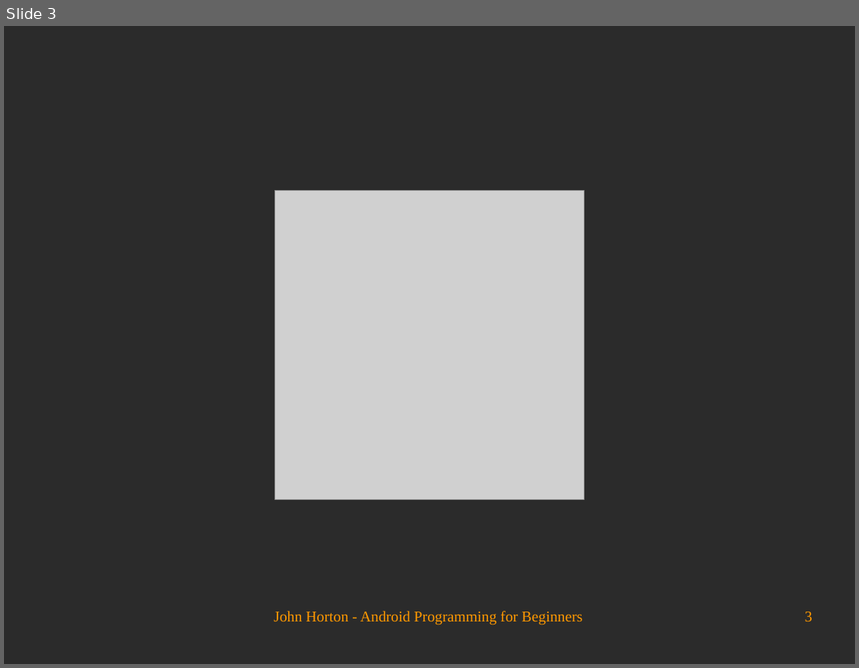
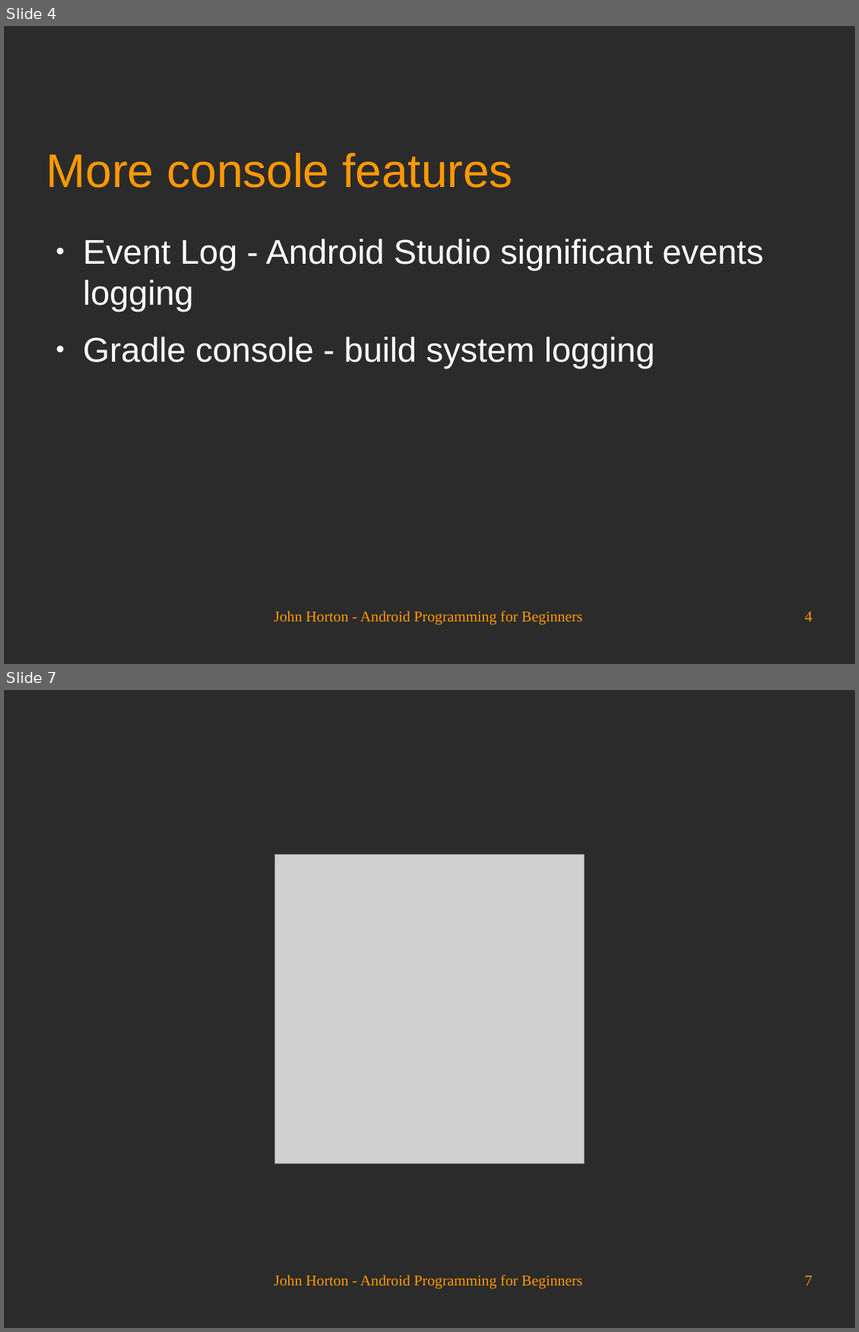
Before and after one commit to Academy-Soft-Intellect/Android-Programming-for-Beginners, a slide deck: 03_Exploring_Android_Studio.odp. Shown one above the other, each under a label of ours: slide 3 before the commit, slides 4 and 7 after it; the slides between them are not shown. The pictures are 859x668 and 859x1332 pixels, drawn with LibreOffice and Linux fonts; fonts in the diff are those of the drawing; grey boxes stand for pictures; background and template pictures are left out; a plain dark background stands for a picture behind light text. Boxes give left, top, right and bottom in pixels: in the first picture for what was removed or moved away, otherwise in the second. Text is boxed around its words. In the diff, an @@ line names an element or a change of style, - is before the commit and + after.

```diff
--- a/03_Exploring_Android_Studio.odp
+++ b/03_Exploring_Android_Studio.odp
@@ slide 4 added at [4,26,855,664], background picture (left out) @@
@@ title added at [47,153,513,188], 44 pt, text #FF9900 @@
+More console features
@@ text added at [83,239,764,368], 32 pt, text #FFFFFF @@
+● Event Log - Android Studio significant events logging
+● Gradle console - build system logging
@@ text added at [274,611,582,626], 14 pt, text #FF9900 @@
+John Horton - Android Programming for Beginners
@@ page number added at [805,612,813,622], 14 pt, text #FF9900 @@
+4
@@ what was slide 3 is now slide 7 @@
@@ page number at [805,1276,813,1286]: text changed @@
-3
+7
```
Also in this commit, not shown: 2 slides changed, 3 other slides added.
